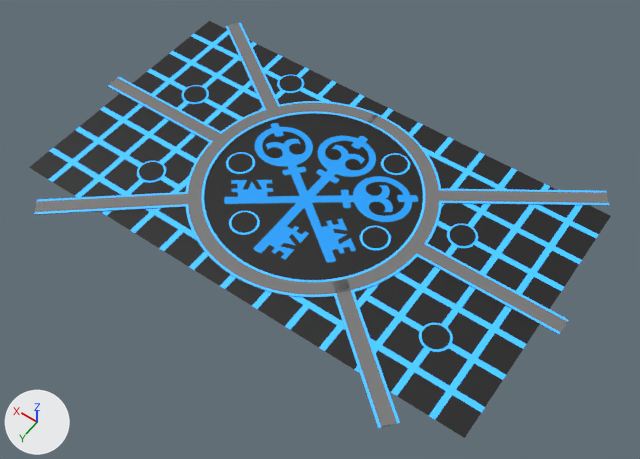
An edit to the FBX model Assets/Assets/3d/Levels/level5.fbx, drawn before and after from the same camera.
The view is the same before and after, from a 50 mm camera at (-27.4, 37.4, 54.3) aimed at (-1.9, 1.8, -1.7). Lighting does not change. The marker at lower left points along +X, +Y and +Z. Where no turn or scale is listed for an object, it has been applied to the vertices.
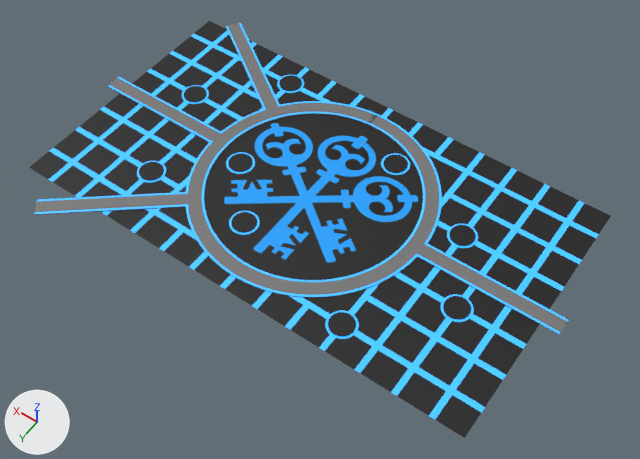
Changed parts and their boxes [x1, y1, x2, y2] in the pictures (640 x 459 px):
'Plane.007', deleted
    before: [333, 280, 400, 428]
    faces in mat_paths (grey #777777): [333, 280, 397, 428]
    faces in mat_tkno (blue #408ae7): [334, 291, 400, 428]
'Plane.005', deleted
    before: [438, 189, 609, 206]
    faces in mat_paths (grey #777777): [438, 190, 609, 206]
    faces in mat_tkno (blue #408ae7): [440, 189, 609, 205]
'Cylinder.003', moved
    before: [422, 325, 450, 349]
    after: [443, 296, 471, 320]
'Cylinder.004', moved
    before: [362, 227, 388, 248]
    after: [328, 312, 356, 337]
'Circle.003', moved
    before: [419, 323, 453, 352]
    after: [441, 294, 474, 322]
'Circle.004', moved
    before: [360, 226, 391, 250]
    after: [325, 310, 359, 339]

The change, as a diff of the scene's bpy script:
```diff
--- a/Assets/Assets/3d/Levels/level5.fbx.py
+++ b/Assets/Assets/3d/Levels/level5.fbx.py
@@ ob_plane_007 @@
-ob_plane_007 = bpy.data.objects.new('Plane.007', me_plane_012)
-ob_plane_007.location = (0.0, 0.0, 0.0)
@@ ob_circle_004 @@
 ob_circle_004 = bpy.data.objects.new('Circle.004', me_circle_004)
-ob_circle_004.location = (-6.65, 1.09, 0.02)
+ob_circle_004.location = (-9.0, 9.0, 0.02)
@@ ob_cylinder_003 @@
 ob_cylinder_003 = bpy.data.objects.new('Cylinder.003', me_cylinder_003)
-ob_cylinder_003.location = (-15.0, 6.0, 0.0)
+ob_cylinder_003.location = (-15.0, 3.0, 0.0)
@@ ob_circle_003 @@
 ob_circle_003 = bpy.data.objects.new('Circle.003', me_circle_003)
-ob_circle_003.location = (-15.0, 6.0, 0.02)
+ob_circle_003.location = (-15.0, 3.0, 0.02)
@@ ob_cylinder_004 @@
 ob_cylinder_004 = bpy.data.objects.new('Cylinder.004', me_cylinder_004)
-ob_cylinder_004.location = (-6.65, 1.09, 0.0)
+ob_cylinder_004.location = (-9.0, 9.0, 0.0)
@@ ob_plane_005 @@
-ob_plane_005 = bpy.data.objects.new('Plane.005', me_plane_008)
-ob_plane_005.location = (0.0, 0.0, 0.0)
```
